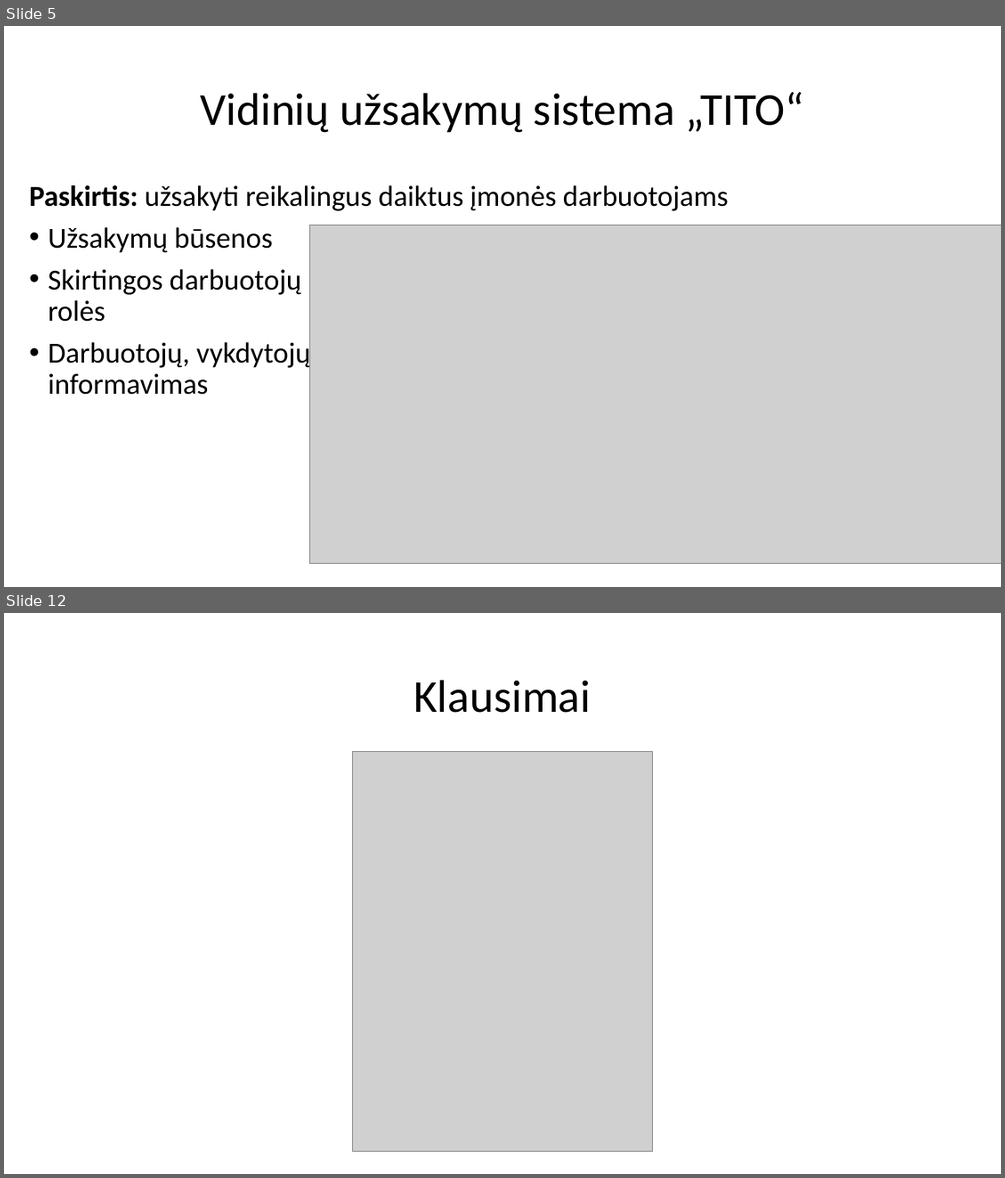
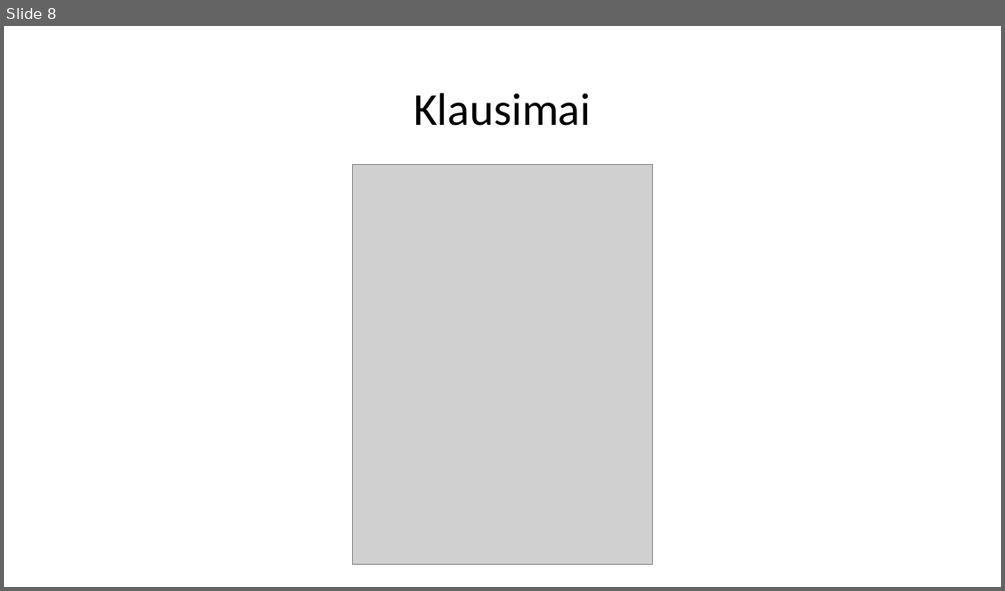
Before and after one commit to Ubaldas11/bachelor-thesis, a slide deck: BakalauroGynimas.pptx. Shown one above the other, each under a label of ours: slides 5 and 12 before the commit, slide 8 after it; the slides between them are not shown. The pictures are 1005x1178 and 1005x591 pixels, drawn with LibreOffice and Linux fonts; fonts in the diff are those of the drawing; grey boxes stand for pictures; background and template pictures are left out. Boxes give left, top, right and bottom in pixels: in the first picture for what was removed or moved away, otherwise in the second. Text is boxed around its words. In the diff, an @@ line names an element or a change of style, - is before the commit and + after.

```diff
--- a/BakalauroGynimas.pptx
+++ b/BakalauroGynimas.pptx
@@ slide 5 removed at (4, 26, 1001, 587), background #FFFFFF @@
@@ title removed at (200, 92, 804, 133) @@
-Vidinių užsakymų sistema „TITO“
@@ text removed at (29, 185, 728, 394) @@
-Paskirtis: užsakyti reikalingus daiktus įmonės darbuotojams
-• Užsakymų būsenos
-• Skirtingos darbuotojų
-  rolės
-• Darbuotojų, vykdytojų
-  informavimas
@@ picture removed at (310, 224, 1001, 563) @@
@@ what was slide 12 is now slide 8 @@
```
Also in this commit, not shown: 1 slide changed, 6 slides added, 9 other slides removed, 2 other files.
